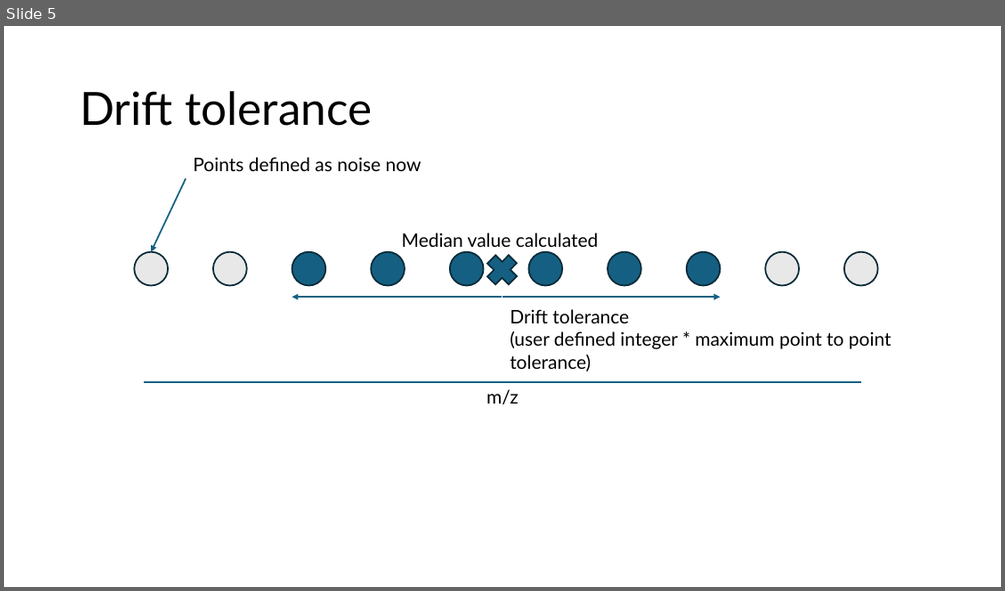
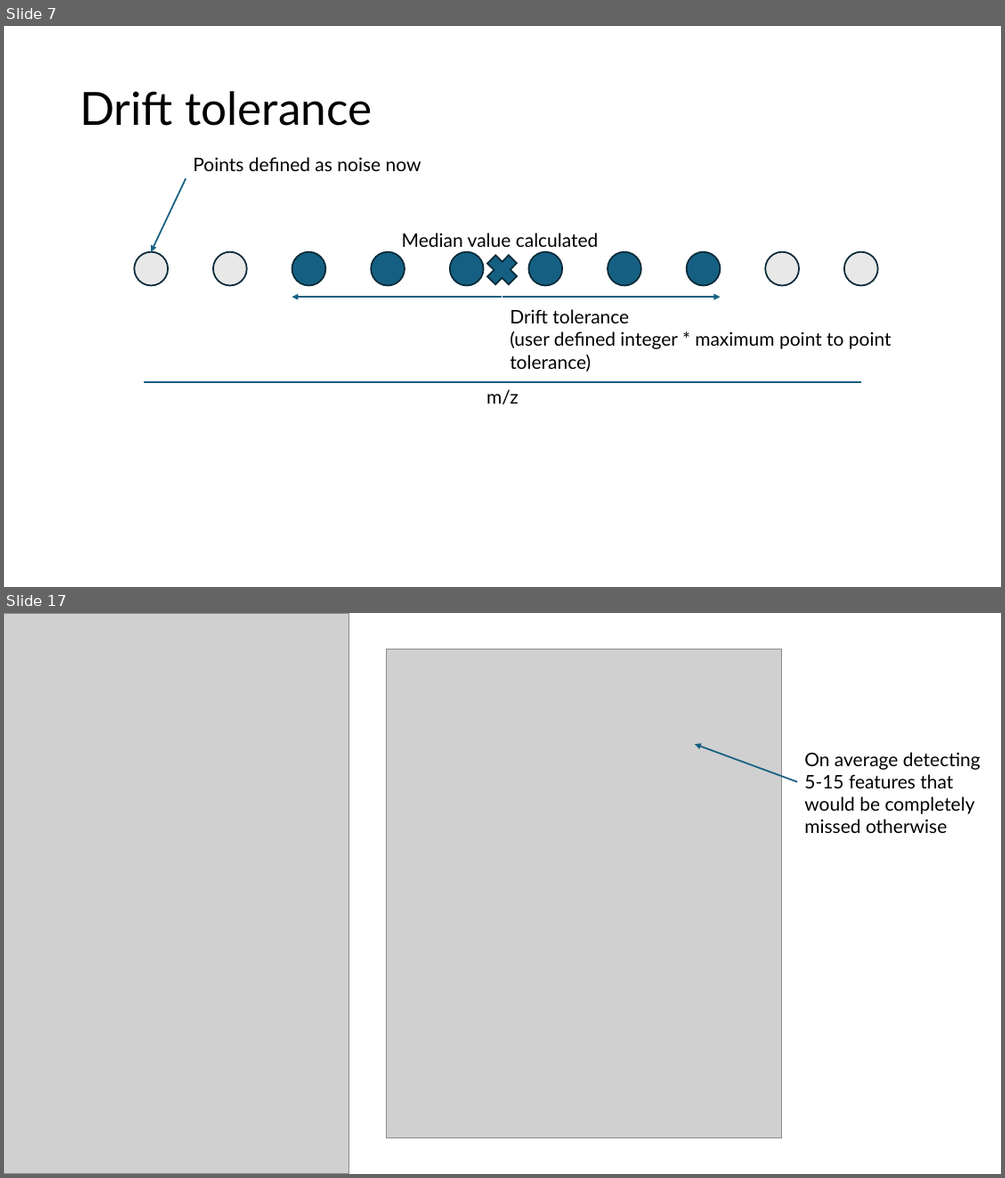
Before and after one commit to greg1d/PFAS-IMplementor-for-Mass-Spectrometry--PIMMS-, a slide deck: presentations/Presentation for 1.17.25.pptx. Shown one above the other, each under a label of ours: slide 5 before the commit, slides 7 and 17 after it; the slides between them are not shown. The pictures are 1005x591 and 1005x1178 pixels, drawn with LibreOffice and Linux fonts; fonts in the diff are those of the drawing; grey boxes stand for pictures. Boxes give left, top, right and bottom in pixels: in the first picture for what was removed or moved away, otherwise in the second. Text is boxed around its words. In the diff, an @@ line names an element or a change of style, - is before the commit and + after.

```diff
--- a/presentations/Presentation for 1.17.25.pptx
+++ b/presentations/Presentation for 1.17.25.pptx
@@ slide 17 added at [4, 613, 1001, 1174], background #FFFFFF @@
@@ picture added at [4, 613, 348, 1173] @@
@@ picture added at [386, 649, 782, 1138] @@
@@ arrow added from (797, 782) to (695, 744), #156082 1.5 pt @@
@@ text added at [804, 752, 980, 833], 18 pt, text #000000 @@
+On average detecting 5-15 features that would be completely missed otherwise
@@ what was slide 5 is now slide 7 @@
```
Also in this commit, not shown: 3 slides changed, 12 other slides added, 1 slide removed, 51 other files.
